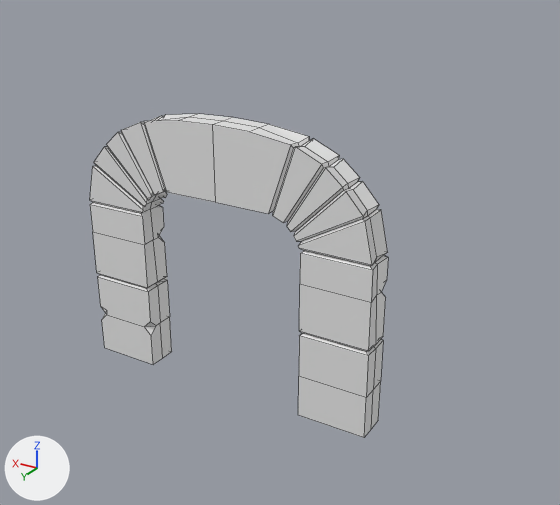
What one commit did to the Blender file CompleteBlenderCreatorTraining/02_ModularDungeon/ModularDungeon.blend.
Camera for both pictures: a camera (50 mm lens) standing at (-1.52, 4.99, 3.86) and looking at (1.53, -0.1, 1.31). Every picture has the same lights, and +X, +Y and +Z are marked at lower left. Mesh edges are drawn as thin lines.

The older version as bpy lines, for what is in view:
```python
me_plane_005 = bpy.data.meshes.new('Plane.005')
me_plane_005.from_pydata(...)  # 336 vertices, 298 faces; spans x -1.41..1.41, y -0.14..0.14, z -0.5..1.91
ob_plane = bpy.data.objects.new('Plane', me_plane_005)
ob_plane.location = (1.991, 0.01, 0.473)
```
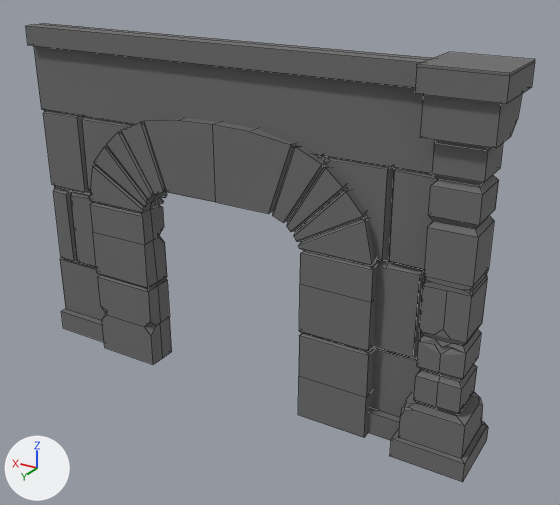
Where the newer file only moved an object's origin or applied its transform, the numbers keep the older frame.

Where the change shows, as pixel boxes (x1, y1, x2, y2) in the pictures (560 x 505 px):
'Plane', reshaped (71% wider, 42% taller)
    before: (90, 114, 388, 438)
    after: (26, 23, 535, 482)
part 1 of me_plane_005, added
    after: (26, 23, 438, 440)
part 2 of me_plane_005, added
    after: (390, 52, 535, 482)
part 3 of me_plane_005, recoloured
    both: (90, 118, 376, 438)

Patch to the scene script:
```diff
--- a/CompleteBlenderCreatorTraining/02_ModularDungeon/ModularDungeon.blend.py
+++ b/CompleteBlenderCreatorTraining/02_ModularDungeon/ModularDungeon.blend.py
@@ me_plane_005 @@
 # used by ob_plane; location = (1.991, 0.01, 0.473)
-me_plane_005.from_pydata(...)  # 336 vertices, 298 faces; spans x -1.41..1.41, y -0.14..0.14, z -0.5..1.91
+me_plane_005.from_pydata(...)  # 744 vertices, 588 faces; spans x -2.28..2.01, y -0.3..0.28, z -0.5..2.54
+# me_plane_005 part 1: a new loose piece of 214 vertices spanning x -1.99..2.01, y -0.12..0.1, z -0.47..2.53, in mat_pillargrey (dark grey #6d6d6d)
+# me_plane_005 part 2: a new loose piece of 194 vertices spanning x -2.28..-1.7, y -0.3..0.28, z -0.47..2.54, in mat_pillargrey (dark grey #6d6d6d)
+# me_plane_005 part 3: 298 faces spanning x -1.41..1.41, y -0.14..0.14, z -0.5..1.91 switch from no material to mat_pillargrey (dark grey #6d6d6d)
```
